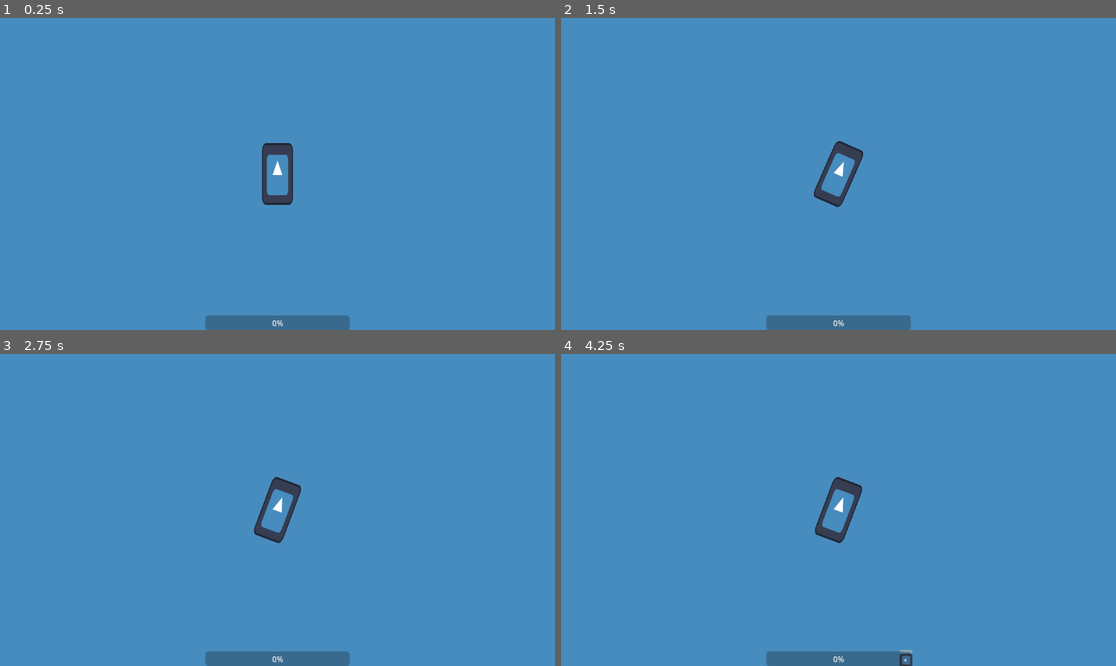
Above: before the commit, frames 1-4 (two rows, left to right).
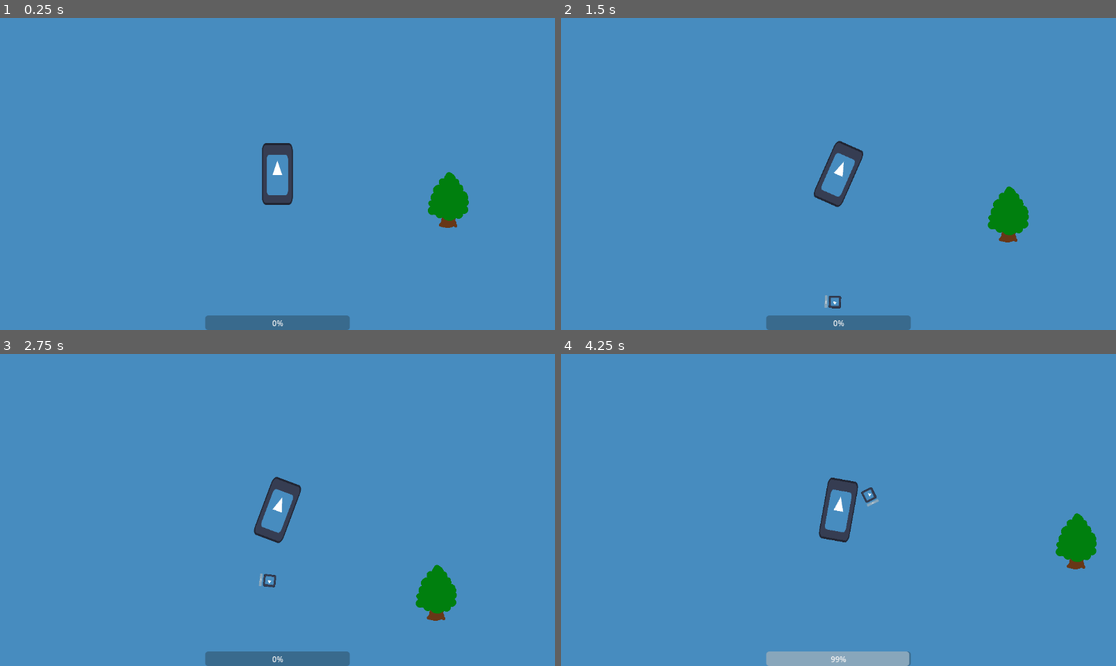
Above: after the commit, the same moments.

Repository: LeBulldoge/torqueterror
Game: Godot game, scene res://Main.tscn
Same seed, same stepped clock (60 frames per second), same inputs: the game is played once before the commit and once after it. The engine's default icon, where the game draws it, is replaced by a stand-in: a white triangle on a blue panel in a dark square.
Inputs:
- Up to frame 1 (0.25 s): no input
- Up to frame 2 (1.5 s): tap Enter at 0.5 s; hold D (steer_right) 0.53-1.28 s; tap S (decelerate) at 0.6, 1.35 s; hold A (steer_left) from 1.28 s (still down)
- Up to frame 3 (2.75 s): release A (steer_left) at 2.03 s; hold D (steer_right) from 2.03 s (still down); tap S (decelerate) at 2.1 s
- Up to frame 4 (4.25 s): release D (steer_right) at 2.78 s; hold W (accelerate) 2.78-3.53 s; tap S (decelerate) at 2.85, 3.6 s; hold A (steer_left) from 3.53 s (still down)

The runs differ from the first frame. In frame 1, 0.9% of the frame differs, in the area x 47-85%, y 40-68%; in frame 2, 1.0%; in frame 3, 1.0%; in frame 4, 2.6%, in the area x 36-97%, y 39-100%.

Commit message:
Add first collision obstacle
* Add Map node to the main scene
* Turn on ysort

Diff:
--- a/Main.gd
+++ b/Main.gd
@@ -7,9 +7,8 @@
 func _ready():
 	start_game()
 
-	$Player.health.health_changed.connect($HUD.display_health)
-	$Player.health.death.connect(game_over)
-
+	$Map/Player.health.health_changed.connect($HUD.display_health)
+	$Map/Player.health.death.connect(game_over)
 
 
 func start_game():
@@ -21,7 +20,7 @@
 
 
 func get_point_outside_viewport() -> Vector2:
-	$SpawnPath.position = $Player.position
+	$SpawnPath.position = $Map/Player.position
 	$SpawnPath/SpawnPoint.progress_ratio = randf()
 
 	return $SpawnPath/SpawnPoint.global_position
@@ -30,7 +29,7 @@
 func _on_spawn_timer_timeout():
 	var enemy := enemy_scene.instantiate() as Enemy
 
-	enemy.target = $Player
+	enemy.target = $Map/Player
 	enemy.speed = 200
 
 	enemy.weapon = Weapon.new(1, randi_range(0, Weapon.WeaponType.size() - 1))
@@ -38,4 +37,4 @@
 
 	enemy.global_position = get_point_outside_viewport()
 
-	add_child(enemy)
+	$Map.add_child(enemy)
--- a/Main.tscn
+++ b/Main.tscn
@@ -1,20 +1,21 @@
-[gd_scene load_steps=8 format=3 uid="uid://mn5kouylgoij"]
+[gd_scene load_steps=9 format=3 uid="uid://mn5kouylgoij"]
 
 [ext_resource type="PackedScene" uid="uid://coe45xtjvuehr" path="res://vehicle/Player.tscn" id="1_3yag5"]
 [ext_resource type="Script" path="res://Main.gd" id="1_urkel"]
 [ext_resource type="Texture2D" uid="uid://bqs2kod2xac7k" path="res://icon.svg" id="2_d3qhu"]
 [ext_resource type="Script" path="res://resources/health.gd" id="4_ilx3t"]
 [ext_resource type="Script" path="res://hud.gd" id="5_6w88e"]
-
-[sub_resource type="Resource" id="Resource_tswo0"]
-script = ExtResource("4_ilx3t")
-max_health = 100
+[ext_resource type="PackedScene" uid="uid://b1bqbrxqh68jc" path="res://scenes/Tree.tscn" id="5_cvduu"]
 
 [sub_resource type="Curve2D" id="Curve2D_2f5cj"]
 _data = {
 "points": PackedVector2Array(0, 0, 0, 0, -576, -320, 0, 0, 0, 0, 576, -320, 0, 0, 0, 0, 576, 328, 0, 0, 0, 0, -576, 328, 0, 0, 0, 0, -576, -320)
 }
 point_count = 5
+
+[sub_resource type="Resource" id="Resource_tswo0"]
+script = ExtResource("4_ilx3t")
+max_health = 100
 
 [node name="Main" type="Node"]
 script = ExtResource("1_urkel")
@@ -23,9 +24,6 @@
 position = Vector2(1362, 1851)
 scale = Vector2(56.0313, 60.5938)
 texture = ExtResource("2_d3qhu")
-
-[node name="Player" parent="." instance=ExtResource("1_3yag5")]
-health = SubResource("Resource_tswo0")
 
 [node name="SpawnTimer" type="Timer" parent="."]
 one_shot = true
@@ -52,4 +50,13 @@
 grow_vertical = 0
 step = 1.0
 
+[node name="Map" type="Node2D" parent="."]
+y_sort_enabled = true
+
+[node name="Tree" parent="Map" instance=ExtResource("5_cvduu")]
+position = Vector2(355, 49)
+
+[node name="Player" parent="Map" instance=ExtResource("1_3yag5")]
+health = SubResource("Resource_tswo0")
+
 [connection signal="timeout" from="SpawnTimer" to="." method="_on_spawn_timer_timeout"]
--- a/enemy/Enemy.tscn
+++ b/enemy/Enemy.tscn
@@ -3,14 +3,14 @@
 [ext_resource type="Script" path="res://enemy/enemy.gd" id="1_onqrk"]
 [ext_resource type="Texture2D" uid="uid://bqs2kod2xac7k" path="res://icon.svg" id="2_3pnbj"]
 [ext_resource type="Resource" uid="uid://ng1j5fewnk7l" path="res://ai/attacker.tres" id="2_fh1ns"]
-[ext_resource type="Resource" uid="uid://cfnhel1doy1vg" path="res://ai/dasher.tres" id="3_ecmg2"]
+[ext_resource type="Resource" uid="uid://cgdjf571wdqxq" path="res://ai/chaser.tres" id="2_o0xtq"]
 
 [sub_resource type="CircleShape2D" id="CircleShape2D_qy78n"]
 radius = 14.0357
 
 [node name="Enemy" type="CharacterBody2D" groups=["enemies"]]
 script = ExtResource("1_onqrk")
-ai_modules = Array[Resource("res://ai/ai_module.gd")]([ExtResource("3_ecmg2"), ExtResource("2_fh1ns")])
+ai_modules = Array[Resource("res://ai/ai_module.gd")]([ExtResource("2_o0xtq"), ExtResource("2_fh1ns")])
 
 [node name="Sprite2D" type="Sprite2D" parent="."]
 rotation = -1.5708
--- a/project.godot
+++ b/project.godot
@@ -44,5 +44,6 @@
 
 [rendering]
 
+textures/canvas_textures/default_texture_filter=0
 renderer/rendering_method="gl_compatibility"
 renderer/rendering_method.mobile="gl_compatibility"
--- /dev/null
+++ b/scenes/Tree.tscn
@@ -0,0 +1,17 @@
+[gd_scene load_steps=3 format=3 uid="uid://b1bqbrxqh68jc"]
+
+[ext_resource type="Texture2D" uid="uid://d1ata0p8jbdf" path="res://sprites/tree.png" id="1_mr6fd"]
+
+[sub_resource type="CapsuleShape2D" id="CapsuleShape2D_elcqt"]
+radius = 19.0
+height = 54.0
+
+[node name="Tree" type="StaticBody2D"]
+metadata/_edit_group_ = true
+
+[node name="Sprite2D" type="Sprite2D" parent="."]
+texture = ExtResource("1_mr6fd")
+
+[node name="CollisionShape2D" type="CollisionShape2D" parent="."]
+position = Vector2(0, 25)
+shape = SubResource("CapsuleShape2D_elcqt")
Binary file added: sprites/tree.png
Not shown, added: sprites/tree.png.import
